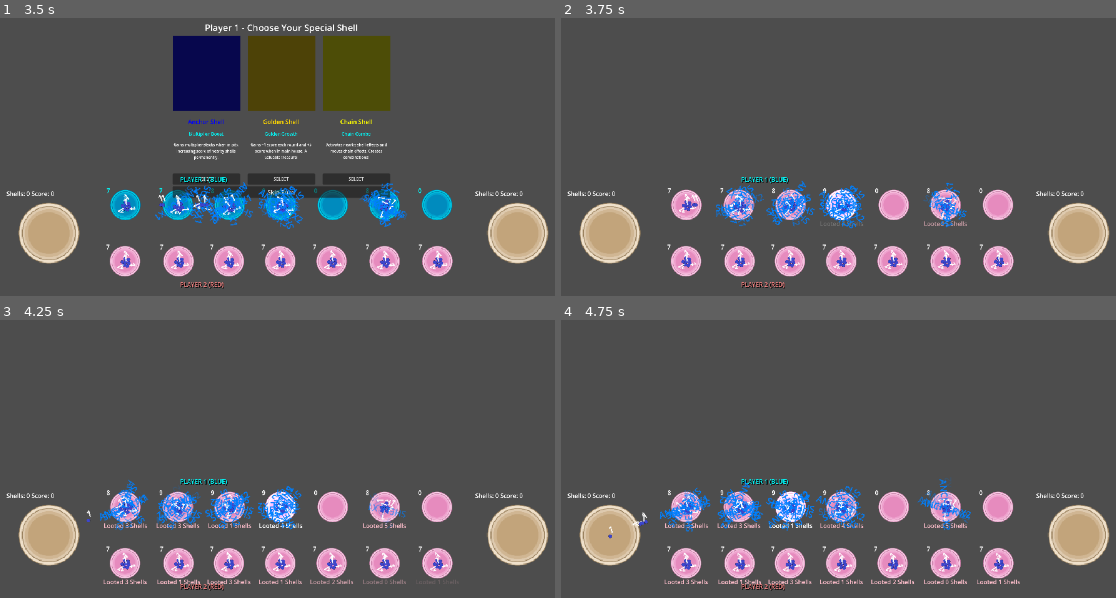
Above: before the commit, frames 1-4 (two rows, left to right).
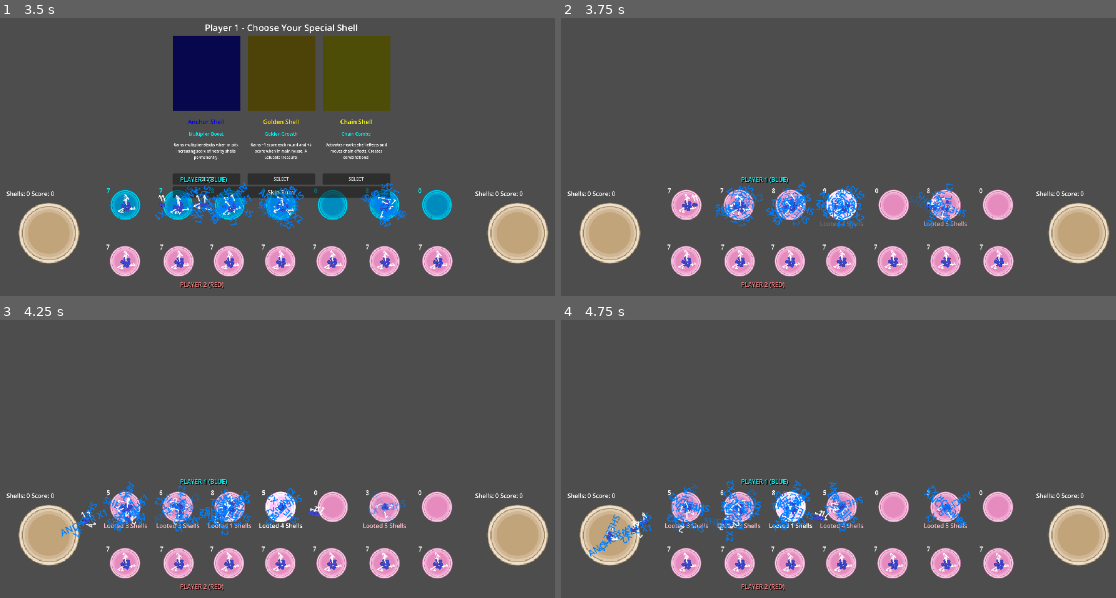
Above: after the commit, the same moments.

Repository: Hoplyman/GameHackathon-Achuuuspekoply
Game: Godot game, scene res://scenes/Gameplay.tscn
Same seed, same stepped clock (60 frames per second), same inputs: the game is played once before the commit and once after it. This scene is started directly instead of the project's main scene.
Inputs (mouse positions are in pixels of both pictures, inside the frame that each line leads up to):
- Up to frame 1 (3.5 s): move the mouse to (438, 204) at 0.52 s; click (438, 204) at 0.67 s; move the mouse to (382, 204) at 1.27 s; click (382, 204) at 1.42 s; move the mouse to (333, 204) at 2.02 s; click (333, 204) at 2.17 s; move the mouse to (283, 204) at 2.77 s; click (283, 204) at 2.92 s
- Up to frame 2 (3.75 s): click "Skip Turn" at 3.5 s
- Up to frame 3 (4.25 s): no input
- Up to frame 4 (4.75 s): move the mouse to (788, 506) at 4.27 s; click (788, 506) at 4.42 s

Frame 1 is identical in both runs. In frame 2, 0.9% of the frame differs, in the area x 45-74%, y 59-76%; in frame 3, 3.5%; in frame 4, 4.6%, in the area x 5-83%, y 56-95%.

Commit message:
Buf Fix Pits

Diff:
--- a/objects/Pit.gd
+++ b/objects/Pit.gd
@@ -335,7 +335,7 @@
 		effect_shells_in_area("ANCHOR")
 	elif PitType == 3:
 		effect_shells_in_area("ECHO")
-	elif PitType == 5:
+	if PitType == 5:
 		effect_shells_in_area("LOOT")
 	elif PitType == 7:
 		effect_shells_in_area("GOLDEN")
@@ -365,11 +365,7 @@
 	var campaign = get_tree().root.get_node_or_null("Campaign")
 	var GameManager = pvp.get_node_or_null("GameManager")
 	var current_turn: int = GameManager.current_turn
-	var Player: int = 0
-	if current_turn != 0:
-		Player = current_turn
-	else:
-		Player = 0
+	var Player: int = current_turn
 	var pits = get_tree().get_nodes_in_group("pits")
 	var pit_index = pits.find(self)
 	Player += 1
@@ -418,7 +414,6 @@
 						Shell1 = child
 						TotalEffectChance += 2.5 * child.LuckStacks
 					elif Effect == "LOOT":
-						Shell1 = child
 						Effect1Chance = 25.0
 						Effect2Chance = 75.0
 						Effect1Chance += 2.5 * child.LuckStacks
@@ -429,12 +424,16 @@
 						var roll = randf() * 100.0  # Random float from 0-100
 						if roll <= Effect1Chance:
 							count += 1
-							if Player == 0:
-								child.Pit = 7
-								child.assign_move(1, Player)
-							elif Player == 1:
-								child.Pit = 14
-								child.assign_move(1, Player)
+							if Player == 1:
+								if child.Pit >= 8 and child.Pit <= 14:
+									child.Pit = 14
+									child.assign_move(1, 2)
+									Shell1 = child
+							elif Player == 2:
+								if child.Pit >= 1 and child.Pit <= 7:
+									child.Pit = 7
+									child.assign_move(1, 1)
+									Shell1 = child
 					elif Effect == "CHAIN":
 						Shell1 = child
 						TotalEffectChance += 2.5 * child.LuckStacks
--- a/objects/shell.gd
+++ b/objects/shell.gd
@@ -29,6 +29,7 @@
 var move_target: Vector2
 var move_speed: float = 200.0
 var arrival_threshold: float = 10.0
+var PitNode: Node2D
 
 func _ready() -> void:
 	# Wait a frame to ensure all nodes are ready
@@ -444,9 +445,9 @@
 	if gamemode == "Pvp":
 		if next_pit <= 14 and next_pit >= 1:
 			# Regular pit
-			var pit_node = pvp.get_node_or_null("Pit" + str(next_pit))
-			if pit_node:
-				target = pit_node.global_position
+			PitNode = pvp.get_node_or_null("Pit" + str(next_pit))
+			if PitNode:
+				target = PitNode.global_position
 			else:
 				print("ERROR: Could not find Pit", next_pit)
 				return
@@ -484,6 +485,7 @@
 		Moving = true
 		move_target = target
 
+
 		print("Shell moving from pit ", (next_pit - 1), " to pit ", next_pit, " (", Move, " moves remaining)")
 
 func calculate_next_position(current_pit: int, player: int) -> int:
@@ -545,6 +547,8 @@
 				remove_from_group("MoveShells")
 				add_to_group("Shells")
 				shell_drop()
+				if PitNode != null:
+					PitNode.pit_drop()
 				print("All movements complete - final position: pit ", Pit)
 
 func _on_move_timer_timeout() -> void:
